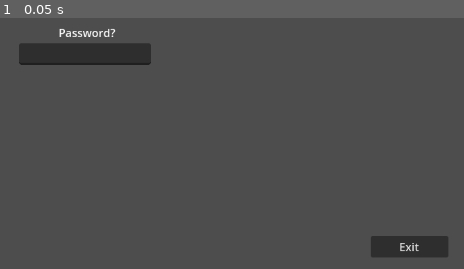
Above: before the commit, frame 1.
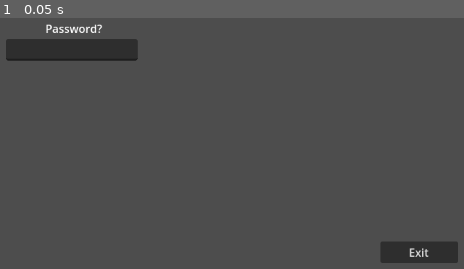
Above: after the commit, the same moment.

Repository: cake4everyone/Quiz4Everyone
Game: Godot game, scene res://scenes/Main.tscn
The game is run twice, just before and just after one commit, with the same random seed, the same clock (stepped at 60 frames per second) and the same inputs.
Inputs:
- Up to frame 1 (0.05 s): no input

The runs differ from the first frame. In frame 1, 2.7% of the frame differs, in the area x 1-99%, y 2-98%.
Error before the commit: Attempt to call function 'get_line' in base 'null instance' on a null instance. (res://Webserver.gd:47)
Error after the commit: Attempt to call function 'get_line' in base 'null instance' on a null instance. (res://Webserver.gd:49)

Commit message:
Test scene

Diff:
--- a/Webserver.gd
+++ b/Webserver.gd
@@ -12,6 +12,8 @@
 func _ready():
 	load_config()
 	$LoginHTTP.request_completed.connect(_on_http_request_completed)
+	$Password.show()
+	$Exit.show()
 	$QuestionScene.hide()
 	$Start.hide()
 
@@ -83,6 +85,7 @@
 func _on_start_pressed():
 	StartQuiz.emit()
 	$Password.hide()
+	$Start.hide()
 	_send_message_to_ws("GAME: Test")
 	await get_tree().create_timer(1).timeout
 
--- a/scenes/Main.tscn
+++ b/scenes/Main.tscn
@@ -8,10 +8,10 @@
 script = ExtResource("1_ascc3")
 
 [node name="Password" type="LineEdit" parent="."]
-offset_left = 499.0
-offset_top = 318.0
-offset_right = 689.0
-offset_bottom = 349.0
+offset_left = -96.0
+offset_top = -12.0
+offset_right = 94.0001
+offset_bottom = 19.0
 
 [node name="Label" type="Label" parent="Password"]
 layout_mode = 0
@@ -22,22 +22,25 @@
 text = "Password?"
 
 [node name="Exit" type="Button" parent="."]
-offset_left = 1006.0
-offset_top = 596.0
-offset_right = 1118.0
-offset_bottom = 626.0
+offset_left = 444.0
+offset_top = 280.0
+offset_right = 556.0
+offset_bottom = 311.0
 text = "Exit"
 
 [node name="Start" type="Button" parent="."]
-offset_left = 712.0
-offset_top = 320.0
-offset_right = 824.0
-offset_bottom = 351.0
+offset_left = -56.0
+offset_top = -13.0
+offset_right = 56.0001
+offset_bottom = 18.0
 text = "Start"
 
 [node name="QuestionScene" parent="." instance=ExtResource("2_gkubl")]
+visible = false
 
 [node name="LoginHTTP" type="HTTPRequest" parent="."]
+
+[node name="Camera2D" type="Camera2D" parent="."]
 
 [connection signal="StartQuiz" from="." to="QuestionScene" method="_on_main_start_quiz"]
 [connection signal="pressed" from="Exit" to="." method="_on_button_pressed"]
--- a/scenes/question_scene.tscn
+++ b/scenes/question_scene.tscn
@@ -1,6 +1,7 @@
-[gd_scene load_steps=2 format=3 uid="uid://ifh3d72f4c8r"]
+[gd_scene load_steps=3 format=3 uid="uid://ifh3d72f4c8r"]
 
 [ext_resource type="Script" path="res://question_scene.gd" id="1_24euc"]
+[ext_resource type="Texture2D" uid="uid://bo44t6exvhoqr" path="res://sprites/Quiz.png" id="2_q1q60"]
 
 [node name="QuestionScene" type="Node2D"]
 script = ExtResource("1_24euc")
@@ -17,20 +18,6 @@
 offset_right = 217.0
 offset_bottom = 208.0
 
-[node name="Answer2" type="Label" parent="."]
-offset_left = 66.0
-offset_top = 258.0
-offset_right = 270.0
-offset_bottom = 335.0
-
-[node name="Answer3" type="Label" parent="."]
-offset_left = 740.0
-offset_top = 184.0
-offset_right = 950.0
-offset_bottom = 244.0
-
-[node name="Answer4" type="Label" parent="."]
-offset_left = 723.0
-offset_top = 314.0
-offset_right = 1060.0
-offset_bottom = 399.0
+[node name="Quiz" type="Sprite2D" parent="."]
+scale = Vector2(0.705, 0.705)
+texture = ExtResource("2_q1q60")
Binary file added: sprites/Quiz.png
Not shown, added: sprites/Quiz.png.import
